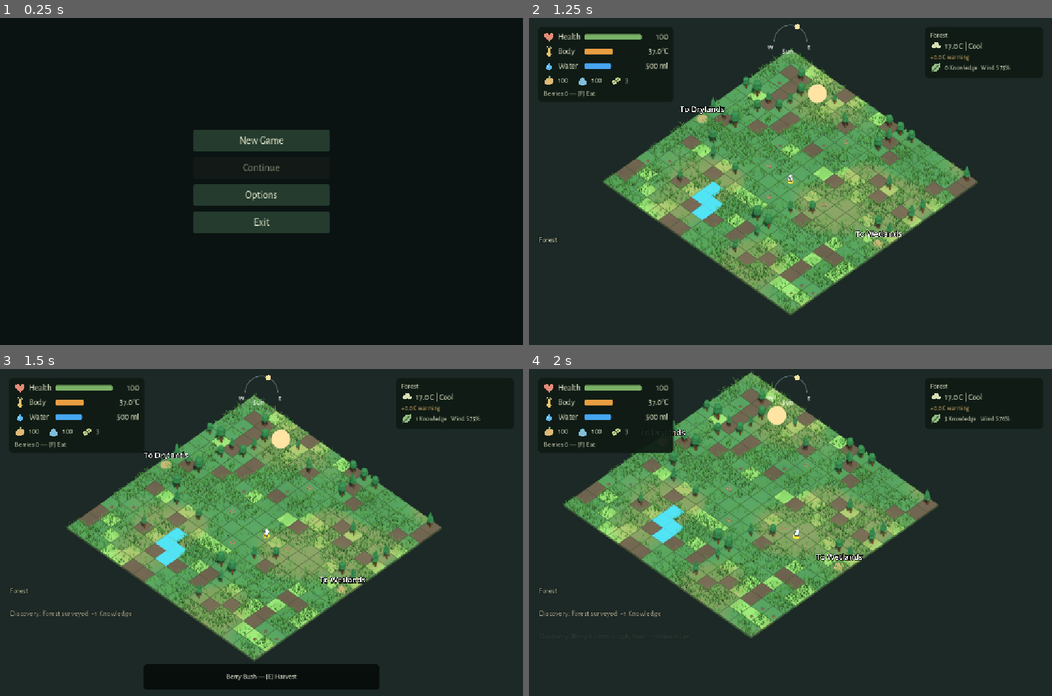
Above: before the commit, frames 1-4 (two rows, left to right).
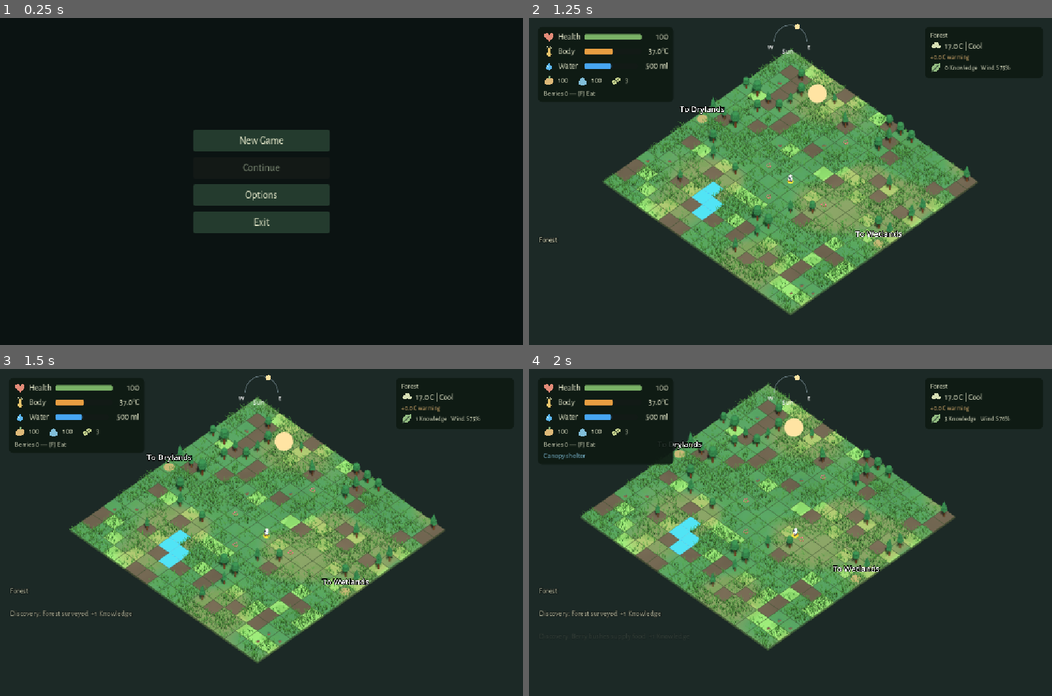
Above: after the commit, the same moments.

Repository: emir-masinovic/gameup-2026-nihilists
Game: Godot game, scene res://features/menus/main_menu.tscn
The game is run twice, just before and just after one commit, with the same random seed, the same clock (stepped at 60 frames per second) and the same inputs.
Inputs (mouse positions are in pixels of both pictures, inside the frame that each line leads up to):
- Up to frame 1 (0.25 s): no input
- Up to frame 2 (1.25 s): click "New Game" at 0.5 s
- Up to frame 3 (1.5 s): tap Enter (ui_accept) at 1.25 s; move the mouse to (376, 516) at 1.27 s; hold D (move_east) from 1.28 s (still down); hold F (eat) from 1.28 s (still down); click (376, 516) at 1.42 s
- Up to frame 4 (2 s): keep holding D (move_east); keep holding F (eat); tap Space (chop_gather) at 1.52 s; tap E (interact) at 1.55 s

Frames 1-2 are identical in both runs. In frame 3, 17% of the frame differs, in the area x 12-86%, y 7-98%; in frame 4, 23%, in the area x 2-82%, y 0-86%.

Commit message:
feat(player): smooth simulation-paced grid movement and continuous walk animation

Diff:
--- a/features/levels/forest/grid_data.gd
+++ b/features/levels/forest/grid_data.gd
@@ -91,7 +91,7 @@
 	if data.get("tree", false):
 		var state = data.get("tree_state", "healthy")
 		# Stumps, seeds, and saplings are traversable so player can stand on them to collect seeds or water.
-		if state in ["healthy", "dead"]:
+		if state not in ["stump", "seed", "sapling"]:
 			return false
 	if data.get("log", false):
 		return false
--- a/features/player/VisualAstronaut.gd
+++ b/features/player/VisualAstronaut.gd
@@ -1,7 +1,14 @@
 extends Node3D
 # Visual adaptation of Onur's astronaut at 638ba20. No controller or grid logic.
 signal chop_impact(impact_position: Vector3)
-const step_duration = 0.16
+var step_duration: float:
+	get:
+		if is_instance_valid(get_parent()) and "move_duration" in get_parent():
+			return get_parent().move_duration
+		return _step_duration
+	set(value):
+		_step_duration = value
+var _step_duration: float = 0.28
 var _body: Node3D
 var _arm_left: Node3D
 var _arm_right: Node3D
@@ -65,7 +72,8 @@
 # or twist around this yaw, but must not restore an earlier movement direction.
 func face_direction(direction: Vector2i):
 	_target_yaw = atan2(-direction.x, -direction.y)
-	rotation.y = _target_yaw
+	if not moving:
+		rotation.y = _target_yaw
 
 func _on_step(_cell: Vector2i):
 	stop_chopping()
@@ -104,64 +112,65 @@
 	if moving:
 		_step_elapsed += delta
 		var t = clampf(_step_elapsed / step_duration, 0.0, 1.0)
+
+		# Smooth continuous walking stride
+		var leg_l: float = 0.0
+		var leg_r: float = 0.0
+
+		if _step_count <= 1:
+			# First step starting from standstill:
+			# Smoothly ease legs from neutral (0) into forward/back stride
+			var stride = sin(t * PI * 0.5)
+			leg_l = stride * 0.55
+			leg_r = -stride * 0.55
+		elif _step_count % 2 == 1:
+			# Odd steps (left foot stride):
+			# Left leg swings smoothly from rear (-0.55) through center (0) to front (+0.55)
+			var phase = t * PI
+			leg_l = -cos(phase) * 0.55
+			leg_r = cos(phase) * 0.55
+		else:
+			# Even steps (right foot stride):
+			# Right leg swings smoothly from rear (-0.55) through center (0) to front (+0.55)
+			var phase = t * PI
+			leg_l = cos(phase) * 0.55
+			leg_r = -cos(phase) * 0.55
+
+		if _leg_left:
+			_leg_left.rotation.x = leg_l
+		if _leg_right:
+			_leg_right.rotation.x = leg_r
+
+		# Natural opposing arm swing with mass and slight outward clearance
+		var arm_l = -leg_l * 0.75
+		var arm_r = leg_l * 0.75
+		if _arm_left:
+			_arm_left.rotation.x = arm_l
+			_arm_left.rotation.z = 0.08
+		if _arm_right:
+			_arm_right.rotation.y = 0.0
+			_arm_right.rotation.x = arm_r
+			_arm_right.rotation.z = -0.08
+
+		# Grounded simulation walk bob (rises at mid-step, lands smoothly at tile contact)
+		var bob_curve = sin(t * PI)
+		_body.position.y = bob_curve * 0.12
+		_body.scale = Vector3.ONE
+
+		# Torso dynamics: slight forward lean into movement & subtle side sway
+		_body.rotation.x = -0.06 - bob_curve * 0.02
 		var foot_side = 1.0 if (_step_count % 2 == 1) else -1.0
-
-		if t < 0.72:
-			# Stride phase (push-off and aerial stride)
-			var stride_t = t / 0.72
-			var stride_curve = sin(stride_t * PI)
-
-			# Hop arc
-			_body.position.y = stride_curve * 0.11
-			_body.scale = Vector3.ONE
-			# Leaning into the step & shifting weight
-			_body.rotation.x = -stride_curve * 0.14
-			_body.rotation.z = stride_curve * 0.06 * foot_side
-
-			# Deliberate leg strides
-			var leg_angle = stride_curve * 0.75 * foot_side
-			if _leg_left:
-				_leg_left.rotation.x = leg_angle
-			if _leg_right:
-				_leg_right.rotation.x = -leg_angle
-
-			# Natural opposing arm swings with mass
-			if _arm_left:
-				_arm_left.rotation.x = -leg_angle * 0.75
-				_arm_left.rotation.z = 0.06
-			if _arm_right:
-				_arm_right.rotation.y = 0.0
-				_arm_right.rotation.x = leg_angle * 0.75
-				_arm_right.rotation.z = -0.06
-		else:
-			# Foot plant & impact cushion phase (t >= 0.72)
-			if not _step_planted:
-				_step_planted = true
-				if get_parent().has_method("emit_step_contact"): get_parent().emit_step_contact()
-				if _step_dust != null:
-					var boot_offset_x = -0.13 if (_step_count % 2 == 1) else 0.13
-					_step_dust.position = Vector3(boot_offset_x, 0.02, 0.0)
-					_step_dust.restart()
-
-			var impact_t = (t - 0.72) / 0.28
-			var cushion = sin(impact_t * PI)
-			# Heel strike dip & rebound
-			_body.position.y = -cushion * 0.035
-			# Weight compression / squash
-			_body.scale = Vector3(1.0 + cushion * 0.05, 1.0 - cushion * 0.06, 1.0 + cushion * 0.05)
-
-			_body.rotation.x = lerpf(_body.rotation.x, 0.0, impact_t * 1.5)
-			_body.rotation.z = lerpf(_body.rotation.z, 0.0, impact_t * 1.5)
-
-			# Legs plant firmly on ground
-			if _leg_left:
-				_leg_left.rotation.x = lerpf(_leg_left.rotation.x, 0.0, impact_t * 2.0)
-			if _leg_right:
-				_leg_right.rotation.x = lerpf(_leg_right.rotation.x, 0.0, impact_t * 2.0)
-			if _arm_left:
-				_arm_left.rotation.x = lerpf(_arm_left.rotation.x, 0.0, impact_t * 2.0)
-			if _arm_right:
-				_arm_right.rotation.x = lerpf(_arm_right.rotation.x, 0.0, impact_t * 2.0)
+		_body.rotation.z = sin(t * PI) * 0.035 * foot_side
+
+		# Smooth foot plant & audio contact near end of stride
+		if t >= 0.45 and not _step_planted:
+			_step_planted = true
+			if get_parent().has_method("emit_step_contact"):
+				get_parent().emit_step_contact()
+			if _step_dust != null:
+				var boot_offset_x = -0.13 if (_step_count % 2 == 1) else 0.13
+				_step_dust.position = Vector3(boot_offset_x, 0.02, 0.0)
+				_step_dust.restart()
 
 		_body.rotation.y = lerp_angle(_body.rotation.y, _target_yaw, delta * 20.0)
 	elif is_chopping:
@@ -369,6 +378,7 @@
 				_arm_right.rotation.z = lerpf(-0.28, -0.42, ease_up)
 			_body.rotation.x = lerpf(-0.38, -0.18, ease_up)
 	else:
+		_step_count = 0
 		# Return limbs smoothly to relaxed stance
 		var blend = delta * 12.0
 		if _leg_left:
--- a/features/player/grid_player.gd
+++ b/features/player/grid_player.gd
@@ -10,6 +10,7 @@
 const CARDINAL_DIRECTIONS = [Vector2i.UP, Vector2i.RIGHT, Vector2i.DOWN, Vector2i.LEFT]
 const INPUT_ALIGNMENT_HYSTERESIS = 0.08
 const MAPPING_ALIGNMENT_HYSTERESIS = 0.16
+@export var move_duration: float = 0.28
 var facing = Vector2i.UP
 var cell = Vector2i.ZERO
 var grid: RefCounted
@@ -226,11 +227,29 @@
 	cell = target
 	cell_entered.emit(cell)
 	move_tween = create_tween()
-	move_tween.tween_property(self, "position", grid.world_position(cell), 0.16).set_trans(Tween.TRANS_SINE)
-	move_tween.finished.connect(func():
-		moving = false
-		emit_step_contact())
+	move_tween.tween_property(self, "position", grid.world_position(cell), move_duration).set_trans(Tween.TRANS_SINE)
+	move_tween.finished.connect(_on_move_finished)
 	return true
+
+func _on_move_finished():
+	moving = false
+	emit_step_contact()
+	_check_continuous_movement()
+
+func _check_continuous_movement():
+	if camera_controlled or moving or grid == null or require_release:
+		return
+	var direction = Vector2i.ZERO
+	if Input.is_action_pressed("move_north"):
+		direction = Vector2i.UP
+	elif Input.is_action_pressed("move_south"):
+		direction = Vector2i.DOWN
+	elif Input.is_action_pressed("move_west"):
+		direction = Vector2i.LEFT
+	elif Input.is_action_pressed("move_east"):
+		direction = Vector2i.RIGHT
+	if direction != Vector2i.ZERO:
+		try_move(screen_direction_to_grid(direction))
 
 # Grid collision occupies one tile; include the astronaut's interpolating body
 # near tile boundaries until its already committed step has visibly finished.
--- a/tests/TestAstronautVisual.gd
+++ b/tests/TestAstronautVisual.gd
@@ -21,8 +21,8 @@
 	check(body.position.y > 0.05, "Onur hop animates only visual child")
 	check(player.cell == origin + Vector2i.UP, "Logical step remains one cell")
 	check(absf(body.get_node("LegLeft").rotation.x) > 0.1, "Walking swings limbs")
-	check(is_equal_approx(body.step_duration, 0.16), "Visual timing follows existing 0.16-second step")
-	await create_timer(0.2).timeout
+	check(is_equal_approx(body.step_duration, 0.28), "Visual timing follows simulation step")
+	await create_timer(0.35).timeout
 	check(not player.moving, "Existing movement tween completes")
 	var impact = {"count":0,"position":Vector3.ZERO}
 	body.chop_impact.connect(func(at): impact.count += 1; impact.position = at)
Not shown, added: features/audio/freesound_community-eating-sound-effect-36186.mp3.import
Not shown, added: features/audio/freesound_community-eating-sound-effect-36186.mp3
